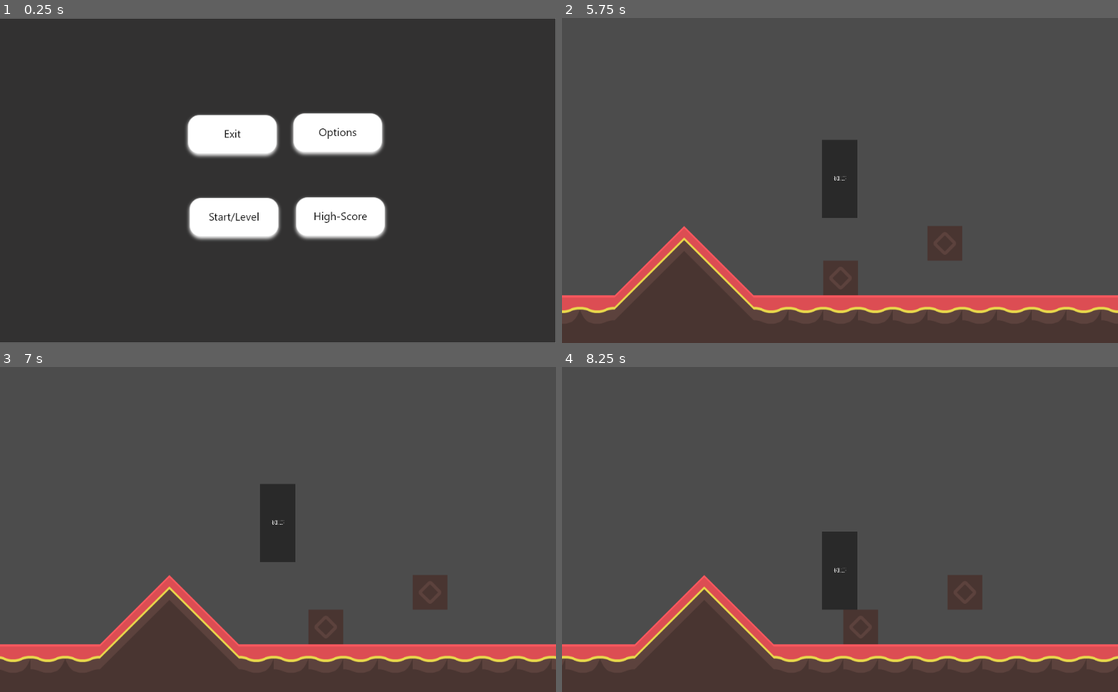
Above: before the commit, frames 1-4 (two rows, left to right).
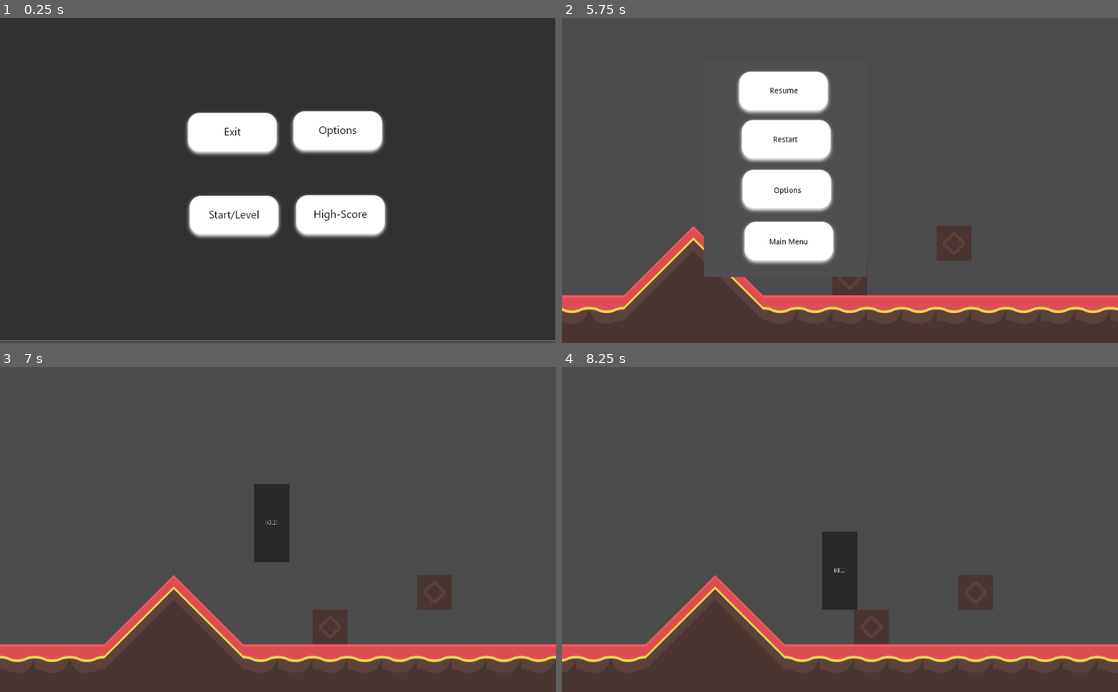
Above: after the commit, the same moments.

Repository: INF19IT2/2d-Jump-n-Run-SE
Game: Godot game, scene res://Scenes/MainScene/MainScene.tscn
Same seed, same stepped clock (60 frames per second), same inputs: the game is played once before the commit and once after it.
Inputs (mouse positions are in pixels of both pictures, inside the frame that each line leads up to; where the layout moved, square brackets give the same spot in the first picture):
- Up to frame 1 (0.25 s): no input
- Up to frame 2 (5.75 s): click (901, 131) [901, 135] at 0.5 s; click (795, 216) [795, 219] at 1.25 s; hold D (move_right) 2.03-3.53 s; tap W (move_up) at 2.27, 3.02, 4.52, 5.27 s; hold A (move_left) 3.53-4.28 s; hold D (move_right) from 4.28 s (still down); tap Escape (pause_button, bound only after the commit) at 5.65 s
- Up to frame 3 (7 s): release D (move_right) at 5.75 s; click (222, 441) at 5.75 s, where only the run after the commit has a clickable "Resume"; hold A (move_left) from 6.53 s (still down); tap W (move_up) at 6.77 s
- Up to frame 4 (8.25 s): release A (move_left) at 7.28 s; hold D (move_right) 7.28-8.03 s; hold A (move_left) from 8.03 s (still down)

The runs differ from the first frame. In frame 1, 3.4% of the frame differs, in the area x 0-100%, y 0-100%; in frame 2, 13%, in the area x 0-100%, y 16-91%; in frame 3, 2.5%; in frame 4, 3.7%.

Commit message:
Added Esc-Menu with the required buttons.

Diff:
--- a/2d-Jump-n-Run-SE/Scenes/First_Level/First_Level.tscn
+++ b/2d-Jump-n-Run-SE/Scenes/First_Level/First_Level.tscn
@@ -1,6 +1,7 @@
-[gd_scene load_steps=3 format=2]
+[gd_scene load_steps=4 format=2]
 
 [ext_resource path="res://Scenes/First_Level/first_level_tileset.tres" type="TileSet" id=1]
+[ext_resource path="res://Scenes/PauseMenu/PaueMenu.tscn" type="PackedScene" id=2]
 [ext_resource path="res://Scenes/Objects/Player.tscn" type="PackedScene" id=3]
 
 [node name="Node2D" type="Node2D"]
@@ -26,3 +27,6 @@
 limit_right = 1400
 limit_bottom = 600
 drag_margin_v_enabled = true
+
+[node name="PauseMenu" parent="CanvasLayer" instance=ExtResource( 2 )]
+visible = true
--- a/2d-Jump-n-Run-SE/Scenes/MainScene/MainScene.tscn
+++ b/2d-Jump-n-Run-SE/Scenes/MainScene/MainScene.tscn
@@ -9,8 +9,9 @@
 
 [node name="MainScene" type="TextureRect"]
 margin_left = -1.26001
+margin_top = -4.0
 margin_right = 1023.74
-margin_bottom = 600.0
+margin_bottom = 596.0
 texture = ExtResource( 2 )
 script = ExtResource( 6 )
 __meta__ = {
@@ -33,6 +34,9 @@
 margin_right = 718.542
 margin_bottom = 415.417
 texture_normal = ExtResource( 1 )
+__meta__ = {
+"_edit_use_anchors_": false
+}
 
 [node name="OptionsButton" type="TextureButton" parent="."]
 margin_left = 531.779
--- /dev/null
+++ b/2d-Jump-n-Run-SE/Scenes/PauseMenu/PaueMenu.tscn
@@ -0,0 +1,163 @@
+[gd_scene load_steps=3 format=2]
+
+[ext_resource path="res://Scripts/PauseMenu/PauseMenu.gd" type="Script" id=1]
+[ext_resource path="res://imagesFiles/Main_Scene/StartLevel_Button.png" type="Texture" id=2]
+
+[node name="PauseMenu" type="Popup"]
+pause_mode = 2
+margin_left = 334.886
+margin_top = 79.7957
+margin_right = 634.886
+margin_bottom = 479.796
+popup_exclusive = true
+script = ExtResource( 1 )
+__meta__ = {
+"_edit_use_anchors_": false
+}
+
+[node name="Background" type="ColorRect" parent="."]
+margin_left = 4.0
+margin_top = -2.0
+margin_right = 304.0
+margin_bottom = 398.0
+color = Color( 0.313726, 0.313726, 0.313726, 1 )
+__meta__ = {
+"_edit_use_anchors_": false
+}
+
+[node name="ResumeButton" type="TextureButton" parent="."]
+margin_left = 60.0
+margin_top = 13.0
+margin_right = 242.0
+margin_bottom = 106.0
+rect_pivot_offset = Vector2( -343, 177 )
+texture_normal = ExtResource( 2 )
+__meta__ = {
+"_edit_use_anchors_": false
+}
+
+[node name="ColorRect" type="ColorRect" parent="ResumeButton"]
+margin_left = 25.0
+margin_top = 15.0
+margin_right = 152.0
+margin_bottom = 68.0
+mouse_filter = 2
+
+[node name="Label" type="Label" parent="ResumeButton"]
+margin_left = 7.0
+margin_top = 5.0
+margin_right = 177.0
+margin_bottom = 80.0
+custom_colors/font_color = Color( 0, 0, 0, 1 )
+text = "Resume"
+align = 1
+valign = 1
+__meta__ = {
+"_edit_use_anchors_": false
+}
+
+[node name="RestartButton" type="TextureButton" parent="."]
+margin_left = 65.0
+margin_top = 102.0
+margin_right = 247.0
+margin_bottom = 195.0
+rect_pivot_offset = Vector2( -343, 177 )
+texture_normal = ExtResource( 2 )
+__meta__ = {
+"_edit_use_anchors_": false
+}
+
+[node name="ColorRect4" type="ColorRect" parent="RestartButton"]
+margin_left = 27.0
+margin_top = 15.0
+margin_right = 154.0
+margin_bottom = 68.0
+mouse_filter = 2
+__meta__ = {
+"_edit_use_anchors_": false
+}
+
+[node name="Label4" type="Label" parent="RestartButton"]
+margin_left = 5.0
+margin_top = 6.0
+margin_right = 175.0
+margin_bottom = 81.0
+custom_colors/font_color = Color( 0, 0, 0, 1 )
+text = "Restart"
+align = 1
+valign = 1
+__meta__ = {
+"_edit_use_anchors_": false
+}
+
+[node name="OptionsButton" type="TextureButton" parent="."]
+margin_left = 66.0
+margin_top = 194.0
+margin_right = 248.0
+margin_bottom = 287.0
+rect_pivot_offset = Vector2( -343, 177 )
+texture_normal = ExtResource( 2 )
+__meta__ = {
+"_edit_use_anchors_": false
+}
+
+[node name="ColorRect3" type="ColorRect" parent="OptionsButton"]
+margin_left = 28.0
+margin_top = 16.0
+margin_right = 155.0
+margin_bottom = 69.0
+mouse_filter = 2
+__meta__ = {
+"_edit_use_anchors_": false
+}
+
+[node name="Label3" type="Label" parent="OptionsButton"]
+margin_left = 8.0
+margin_top = 8.0
+margin_right = 178.0
+margin_bottom = 83.0
+custom_colors/font_color = Color( 0, 0, 0, 1 )
+text = "Options"
+align = 1
+valign = 1
+__meta__ = {
+"_edit_use_anchors_": false
+}
+
+[node name="MainMenuButton" type="TextureButton" parent="."]
+margin_left = 70.0
+margin_top = 290.0
+margin_right = 252.0
+margin_bottom = 383.0
+rect_pivot_offset = Vector2( -343, 177 )
+texture_normal = ExtResource( 2 )
+__meta__ = {
+"_edit_use_anchors_": false
+}
+
+[node name="ColorRect2" type="ColorRect" parent="MainMenuButton"]
+margin_left = 24.0
+margin_top = 15.0
+margin_right = 151.0
+margin_bottom = 68.0
+mouse_filter = 2
+__meta__ = {
+"_edit_use_anchors_": false
+}
+
+[node name="Label2" type="Label" parent="MainMenuButton"]
+margin_left = 6.0
+margin_top = 7.0
+margin_right = 176.0
+margin_bottom = 82.0
+custom_colors/font_color = Color( 0, 0, 0, 1 )
+text = "Main Menu"
+align = 1
+valign = 1
+__meta__ = {
+"_edit_use_anchors_": false
+}
+[connection signal="pressed" from="ResumeButton" to="." method="_on_ResumeButton_pressed"]
+[connection signal="pressed" from="RestartButton" to="." method="_on_RestartButton_pressed"]
+[connection signal="pressed" from="OptionsButton" to="." method="_on_OptionsButton_pressed"]
+[connection signal="pressed" from="MainMenuButton" to="." method="_on_MainMenuButton_pressed"]
--- /dev/null
+++ b/2d-Jump-n-Run-SE/Scripts/PauseMenu/PauseMenu.gd
@@ -0,0 +1,33 @@
+extends Popup
+
+func _on_ResumeButton_pressed():
+	# Resume
+	get_tree().paused = false
+	hide()
+
+func _on_RestartButton_pressed():
+	# Restart
+	get_tree().change_scene("res://Scenes/First_Level/First_Level.tscn")
+	get_tree().paused = false
+
+func _on_OptionsButton_pressed():
+	# Options
+	pass
+
+func _on_MainMenuButton_pressed():
+	# Main Menu
+	get_tree().change_scene("res://Scenes/MainScene/MainScene.tscn")
+
+func _input(event):
+	if not visible:
+		if Input.is_action_just_pressed("pause_button"):
+			# Pause Game
+			get_tree().paused = true
+			# Show popup
+			popup()
+	elif visible:
+		if Input.is_action_just_pressed("pause_button"):
+			# Unpause Game
+			get_tree().paused = false
+			# hide popup
+			hide()
--- a/2d-Jump-n-Run-SE/project.godot
+++ b/2d-Jump-n-Run-SE/project.godot
@@ -46,6 +46,11 @@
 , Object(InputEventKey,"resource_local_to_scene":false,"resource_name":"","device":0,"alt":false,"shift":false,"control":false,"meta":false,"command":false,"pressed":false,"scancode":16777232,"unicode":0,"echo":false,"script":null)
  ]
 }
+pause_button={
+"deadzone": 0.5,
+"events": [ Object(InputEventKey,"resource_local_to_scene":false,"resource_name":"","device":0,"alt":false,"shift":false,"control":false,"meta":false,"command":false,"pressed":false,"scancode":16777217,"unicode":0,"echo":false,"script":null)
+ ]
+}
 
 [rendering]
 
